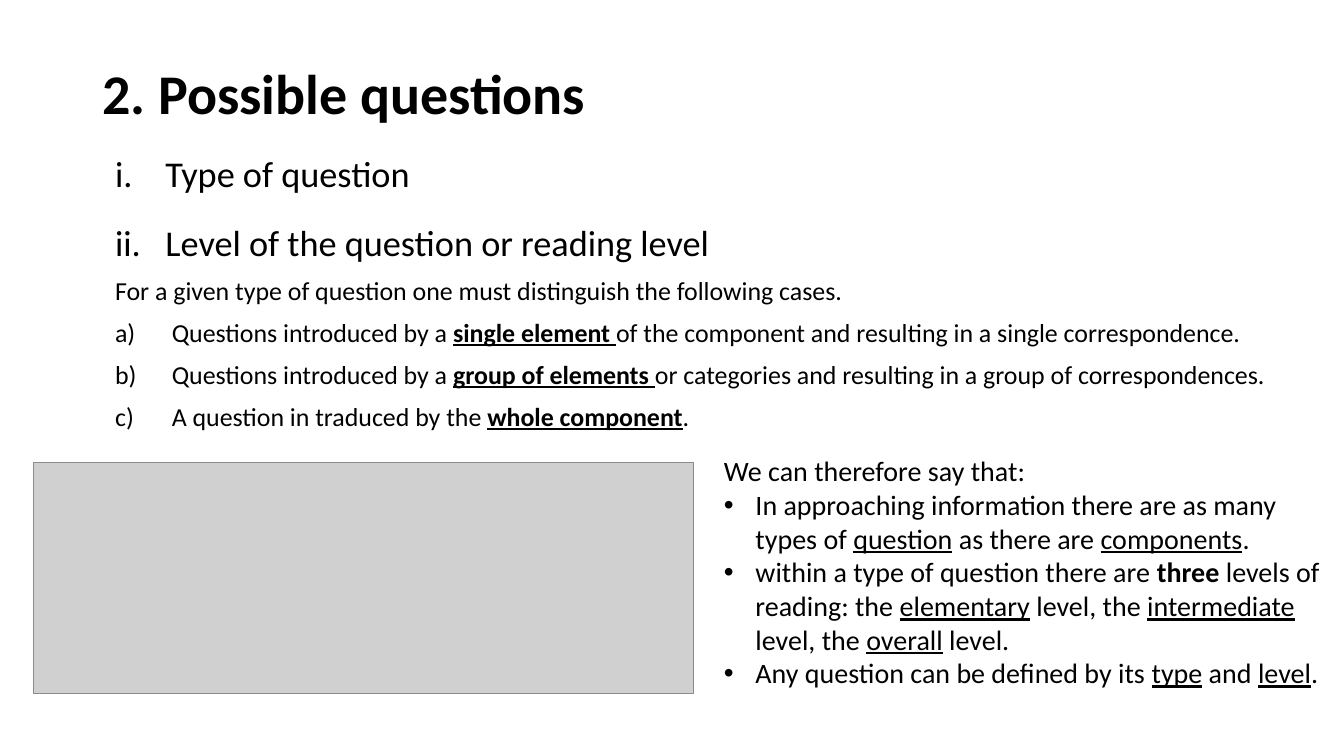
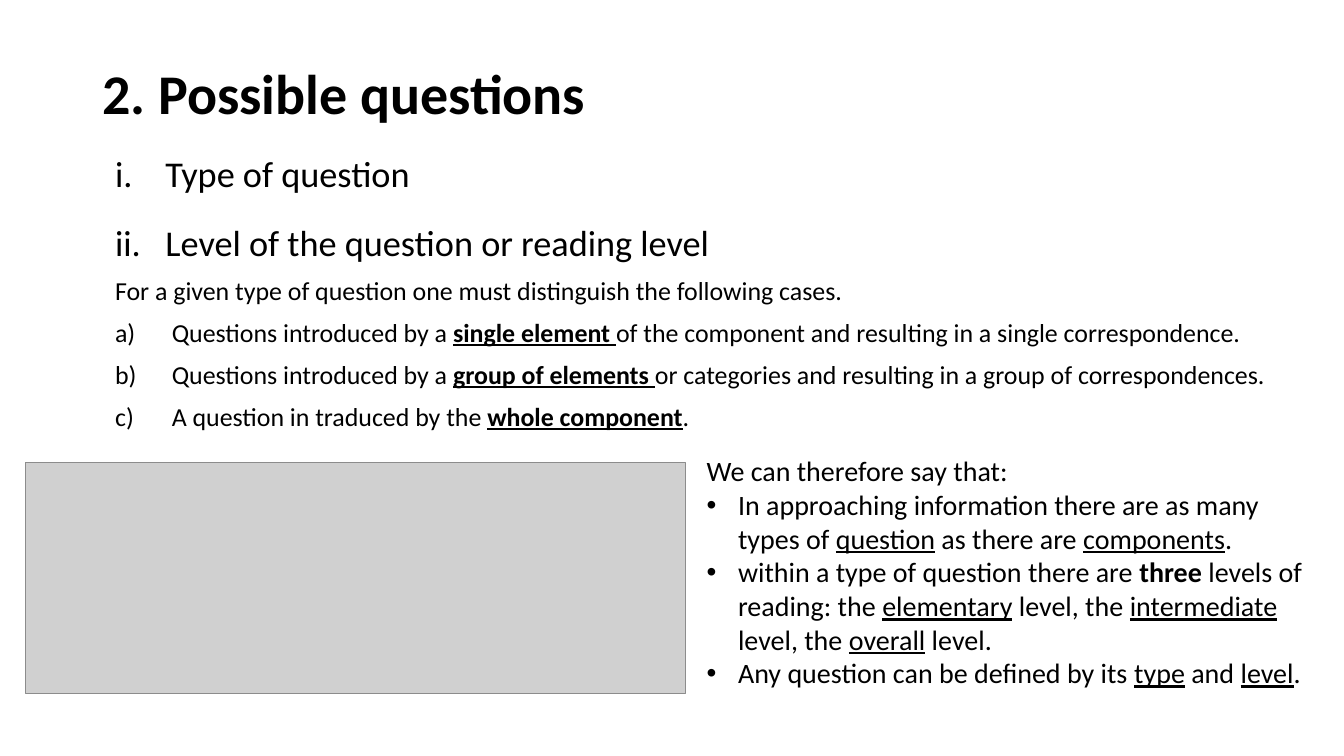
Before and after one commit to Jiaxin-yyjx/Visualization-D3.js-Lab, a slide deck: slide 4 of midterm/SoMSummery.pptx. Drawn at 1344x756 pixels with LibreOffice and Linux fonts; fonts in the diff are those of the drawing; grey boxes stand for pictures. Boxes give left, top, right and bottom in pixels: in the first picture for what was removed or moved away, otherwise in the second. Text is boxed around its words. In the diff, an @@ line names an element or a change of style, - is before the commit and + after.

```diff
--- a/midterm/SoMSummery.pptx
+++ b/midterm/SoMSummery.pptx
@@ text "We can therefore say that:": place and size @@
-text "We can therefore say that:" at [724,461,1319,688]
+text "We can therefore say that:" at [707,461,1302,688]
@@ picture: place and size @@
-picture at [34,463,694,694]
+picture at [25,463,685,694]
```
